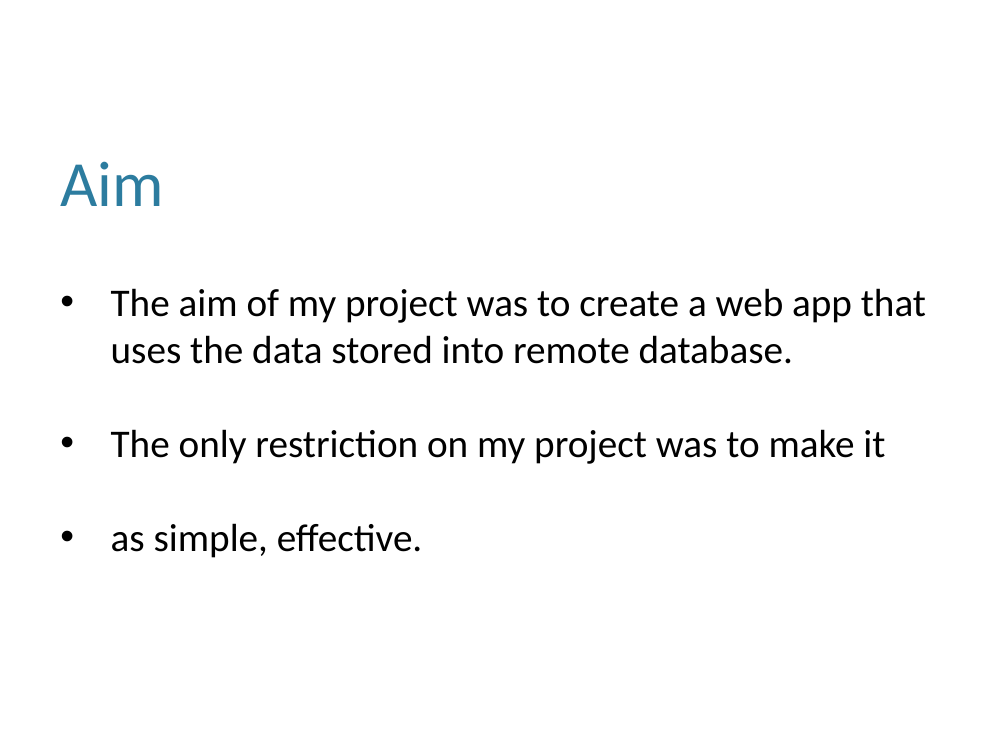
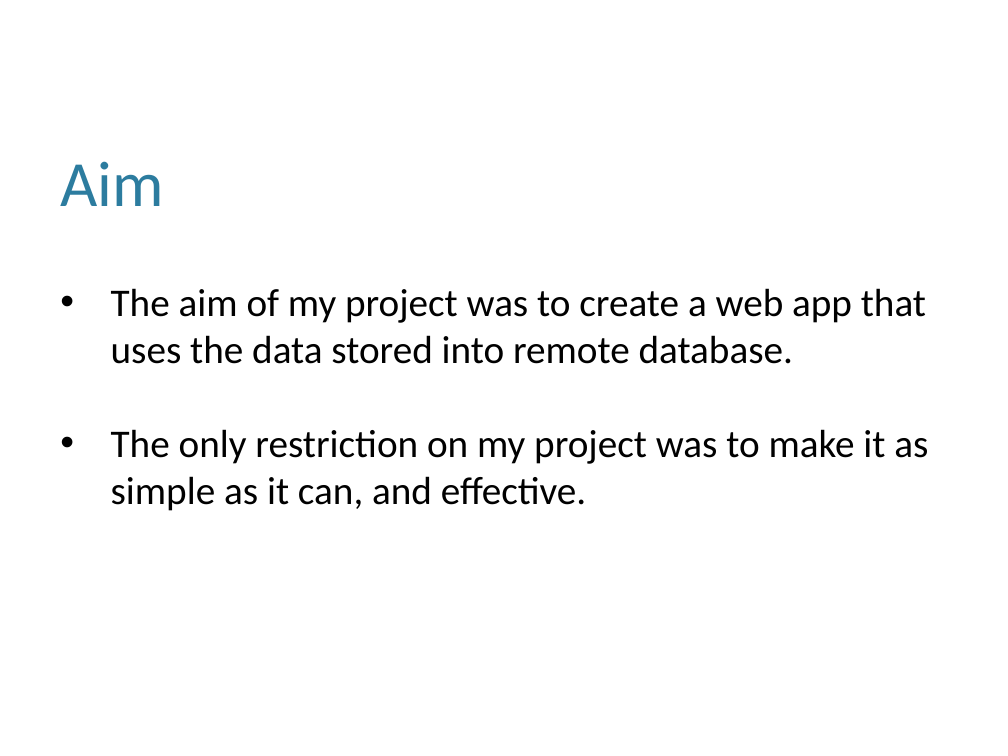
Before and after one commit to sagarkalola/Embedded-Linux-Project, a slide deck: slide 2 of Final Linux Presentation.pptx. Drawn at 1008x756 pixels with LibreOffice and Linux fonts; fonts in the diff are those of the drawing; background and template pictures are left out. Boxes give left, top, right and bottom in pixels: in the first picture for what was removed or moved away, otherwise in the second. Text is boxed around its words. In the diff, an @@ line names an element or a change of style, - is before the commit and + after.

Commit message:
Final Presentation

```diff
--- a/Final Linux Presentation.pptx
+++ b/Final Linux Presentation.pptx
@@ text at (111, 429, 928, 511): text changed @@
-• The only restriction on my project was to make it
-• as simple, effective.
+• The only restriction on my project was to make it as simple as it can, and effective.
```
